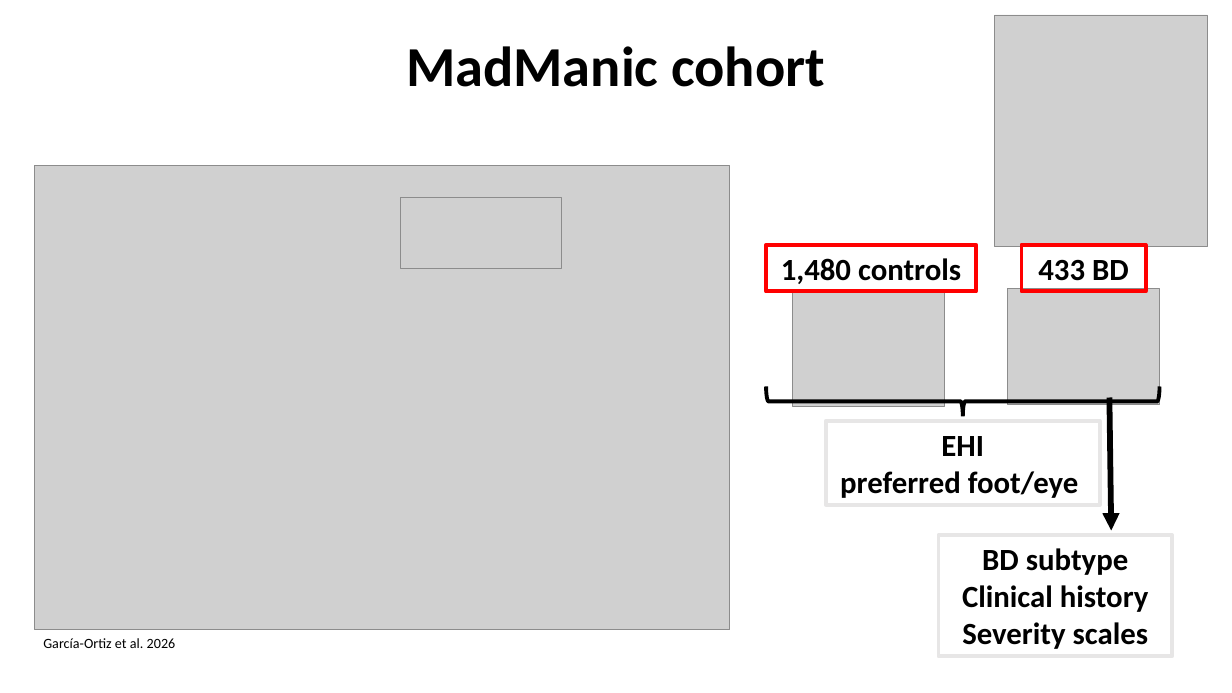
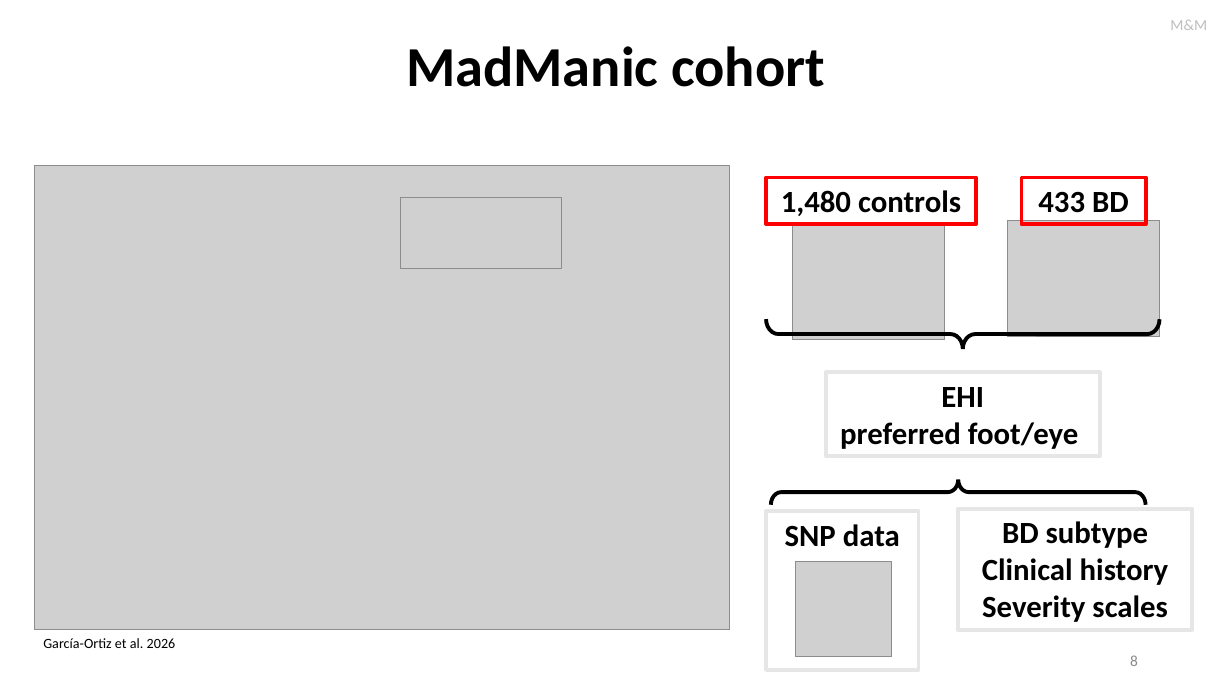
Before and after one commit to igarcia17/EHI_laterality, a slide deck: slide 8 of NorthSeaLateralityCongress_InesGarciaOrtiz.pptx (slide 6 before the commit). Drawn at 1232x693 pixels with LibreOffice and Linux fonts; fonts in the diff are those of the drawing; grey boxes stand for pictures. Boxes give left, top, right and bottom in pixels: in the first picture for what was removed or moved away, otherwise in the second. Text is boxed around its words. In the diff, an @@ line names an element or a change of style, - is before the commit and + after.

```diff
--- a/NorthSeaLateralityCongress_InesGarciaOrtiz.pptx
+++ b/NorthSeaLateralityCongress_InesGarciaOrtiz.pptx
@@ picture removed at (x1=994, y1=15, x2=1207, y2=247) @@
@@ text added at (x1=1170, y1=20, x2=1207, y2=30), 12 pt, text #BFBFBF @@
+M&M
@@ rectangle "1,480 controls" moved from (x1=766, y1=245, x2=976, y2=291) to (x1=766, y1=177, x2=976, y2=224) @@
@@ rectangle "433 BD" moved from (x1=1022, y1=245, x2=1146, y2=291) to (x1=1022, y1=177, x2=1146, y2=224) @@
@@ 2 pictures, 1 right brace moved together from (x1=766, y1=288, x2=1160, y2=416) to (x1=766, y1=221, x2=1160, y2=349) @@
@@ right brace at (x1=766, y1=320, x2=1160, y2=349): proportions changed @@
@@ rectangle "EHI" moved from (x1=826, y1=421, x2=1100, y2=505) to (x1=826, y1=372, x2=1100, y2=457) @@
@@ arrow removed from (1110, 397) to (1112, 531) @@
@@ right brace added at (x1=770, y1=480, x2=1146, y2=505), outline #000000 3 pt @@
@@ rectangle "BD subtype" moved from (x1=939, y1=535, x2=1173, y2=656) to (x1=958, y1=508, x2=1192, y2=629) @@
@@ rectangle added at (x1=766, y1=511, x2=919, y2=670), outline #E7E6E6 3 pt, 24 pt, text #000000, bold @@
+SNP data
@@ picture added at (x1=796, y1=561, x2=892, y2=656) @@
@@ page number added at (x1=1130, y1=655, x2=1138, y2=666), 12 pt, text #8C8C8C @@
+8
```
Also in this commit, not shown: 8 other slides changed, 9 slides added, 3 slides removed, 8 other files.
